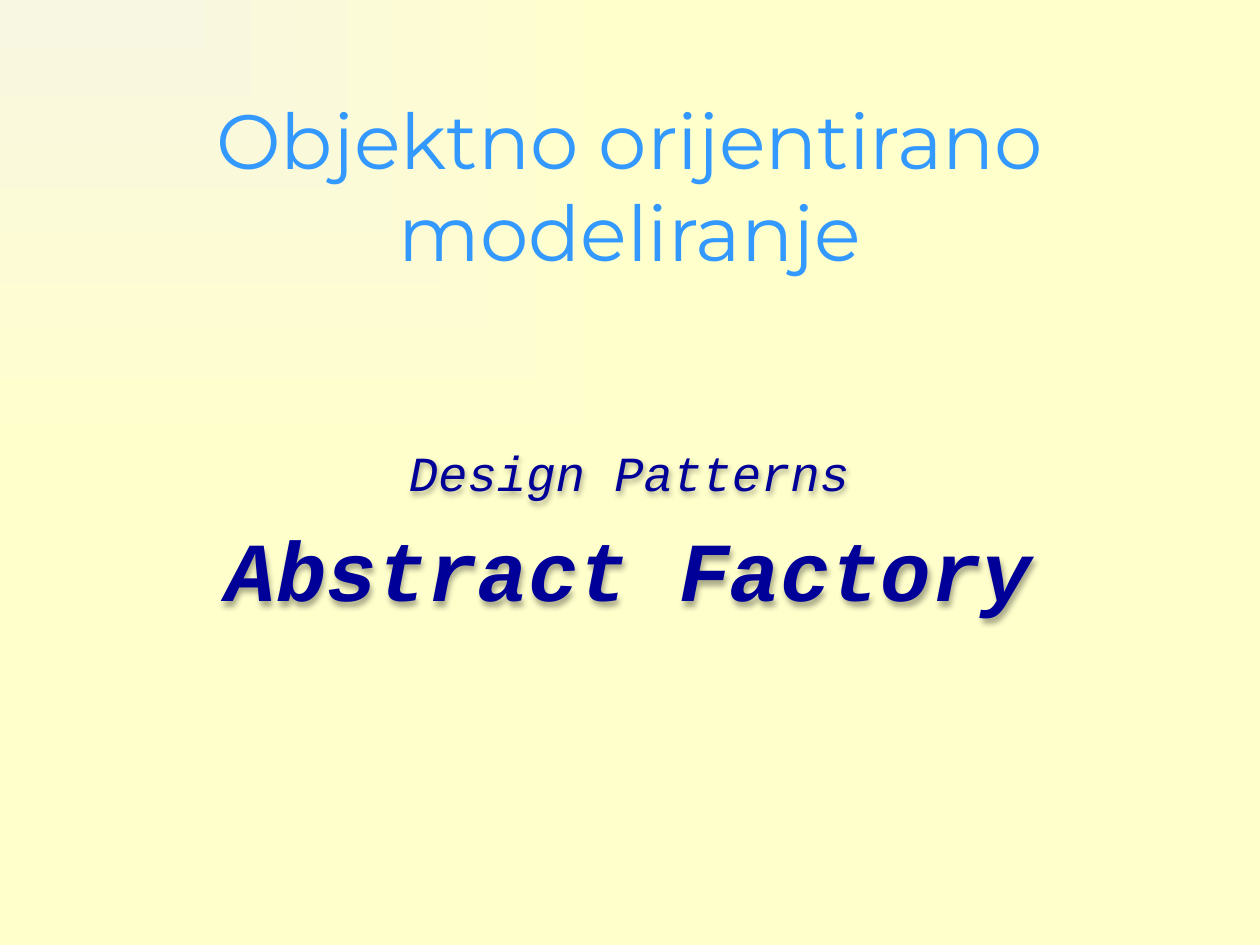
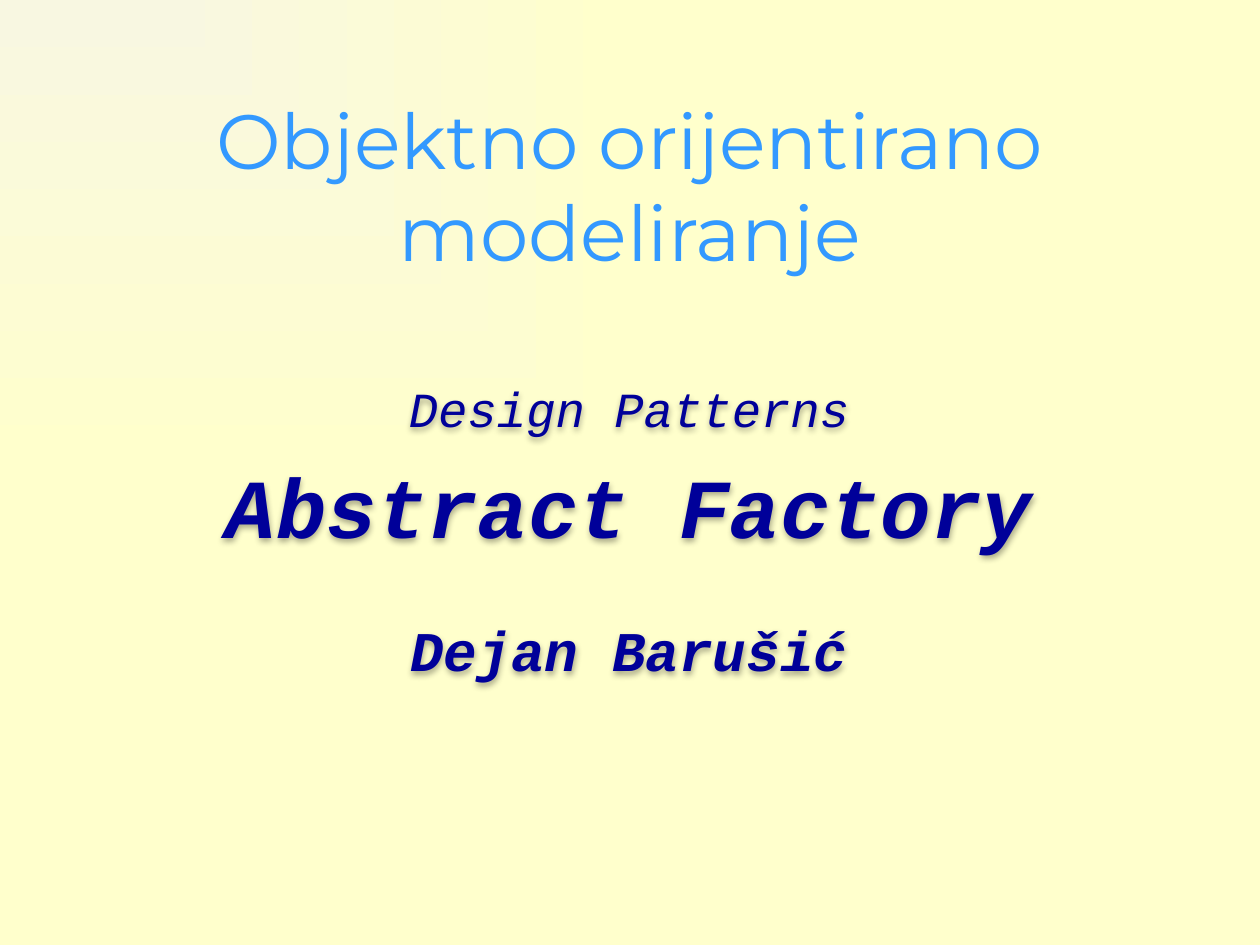
Before and after one commit to dejan-barusic/OOM-Abstract-Factory, a slide deck: slide 1 of Abstract Factory DB.pptx. Drawn at 1260x945 pixels with LibreOffice and Linux fonts; fonts in the diff are those of the drawing. Boxes give left, top, right and bottom in pixels: in the first picture for what was removed or moved away, otherwise in the second. Text is boxed around its words. In the diff, an @@ line names an element or a change of style, - is before the commit and + after.

```diff
--- a/Abstract Factory DB.pptx
+++ b/Abstract Factory DB.pptx
@@ subtitle at <box>410,630,847,683</box>: paragraph added @@
+Dejan Barušić
```
Also in this commit, not shown: 2 other slides changed.
